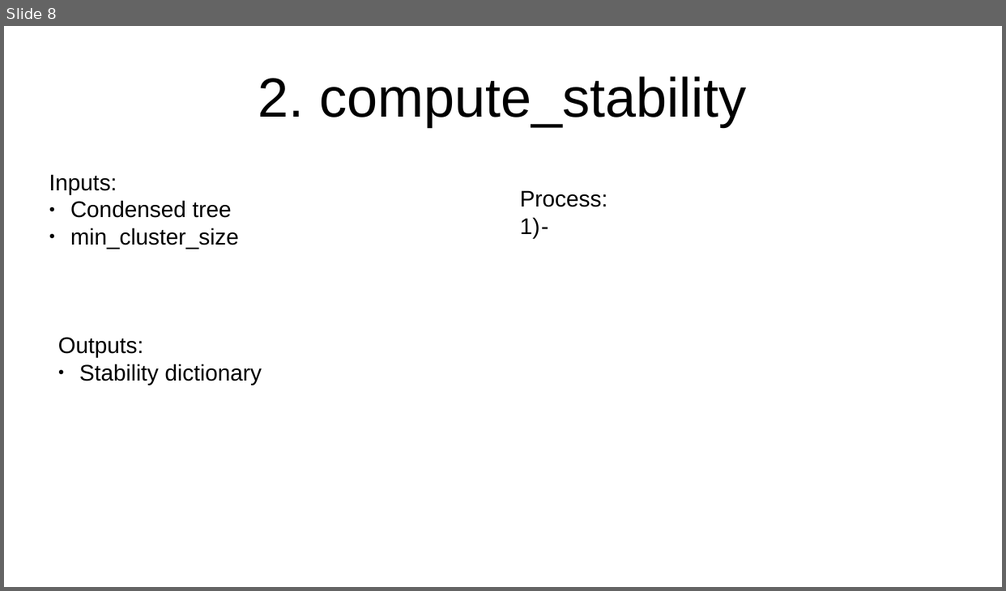
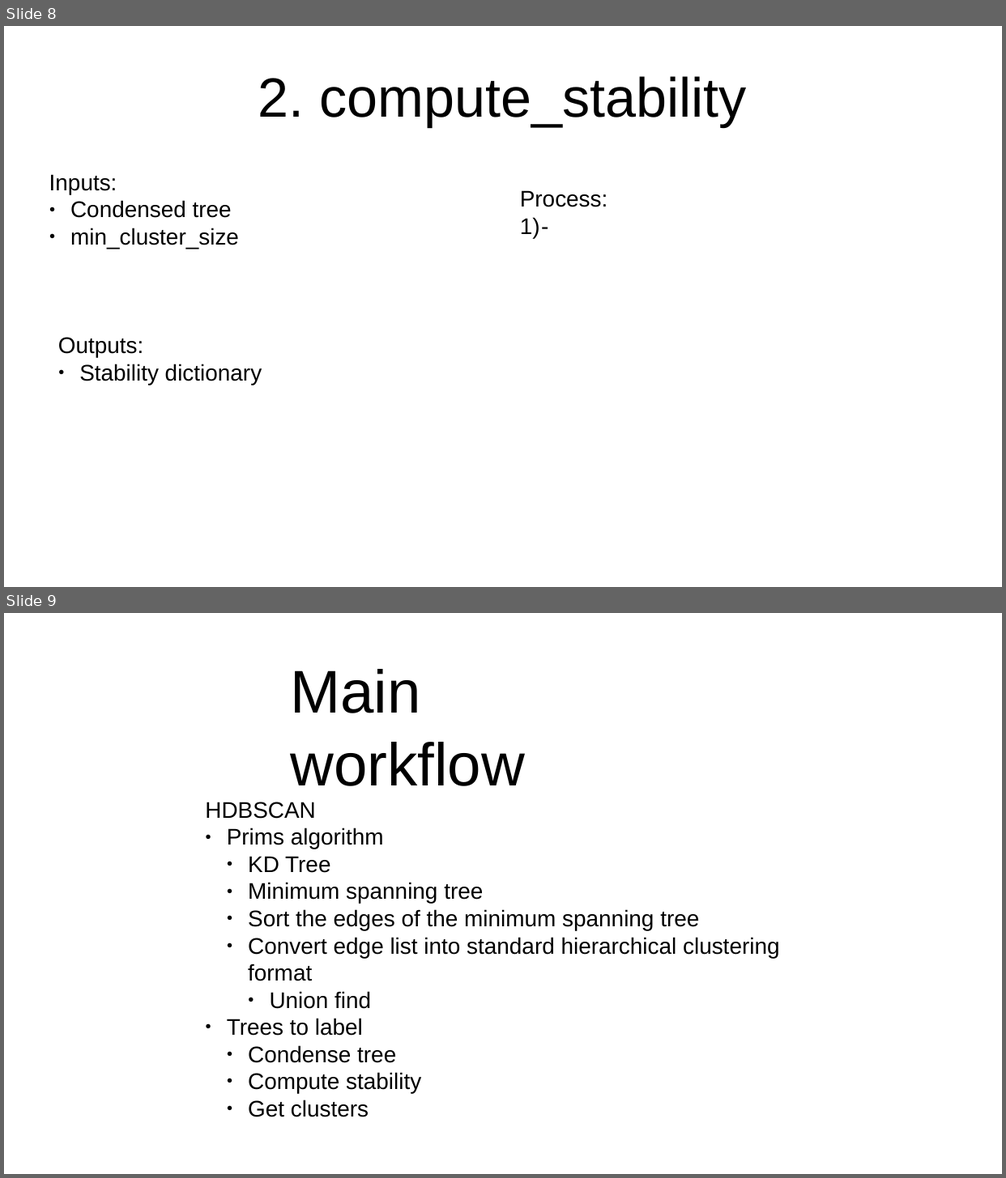
Before and after one commit to darveenvijayan/adaptive_hdbscan, a slide deck: hdbscan_report.pptx. Shown one above the other, each under a label of ours: slide 8 before the commit, slides 8 and 9 after it. The pictures are 1006x591 and 1006x1178 pixels, drawn with LibreOffice and Linux fonts; fonts in the diff are those of the drawing. Boxes give left, top, right and bottom in pixels: in the first picture for what was removed or moved away, otherwise in the second. Text is boxed around its words. In the diff, an @@ line names an element or a change of style, - is before the commit and + after.

```diff
--- a/hdbscan_report.pptx
+++ b/hdbscan_report.pptx
@@ slide 9 added at [4,613,1002,1174], background #FFFFFF @@
@@ text added at [290,669,525,786], 48 pt, text #000000 @@
+Main workflow
@@ text added at [205,802,779,1118], 18 pt, text #000000 @@
+HDBSCAN
+● Prims algorithm
+  ● KD Tree
+  ● Minimum spanning tree
+  ● Sort the edges of the minimum spanning tree
+  ● Convert edge list into standard hierarchical clustering format
+    ● Union find
+● Trees to label
+  ● Condense tree
+  ● Compute stability
+  ● Get clusters
```
Also in this commit, not shown: 1 slide changed, 1 other slide added, 3 other files.
